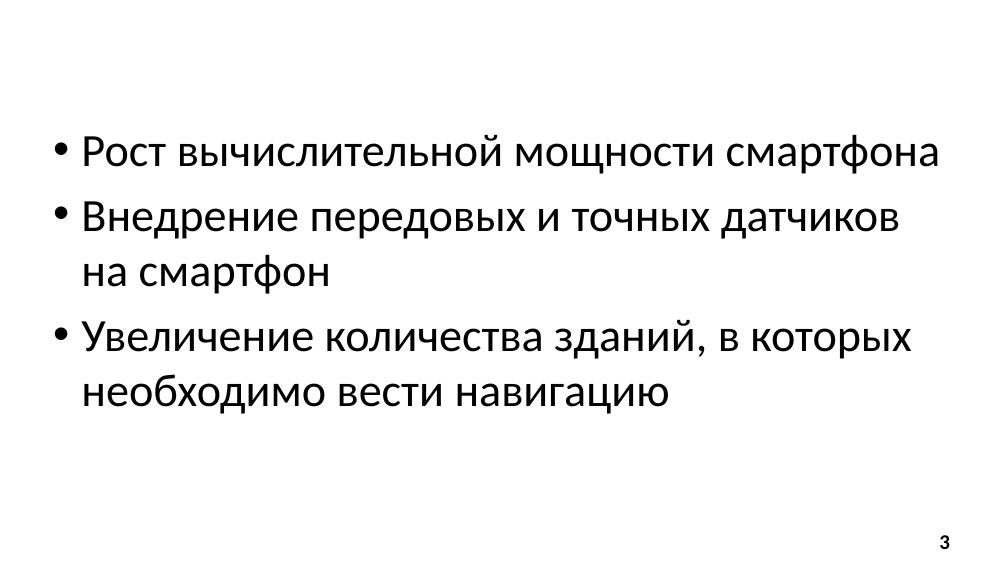
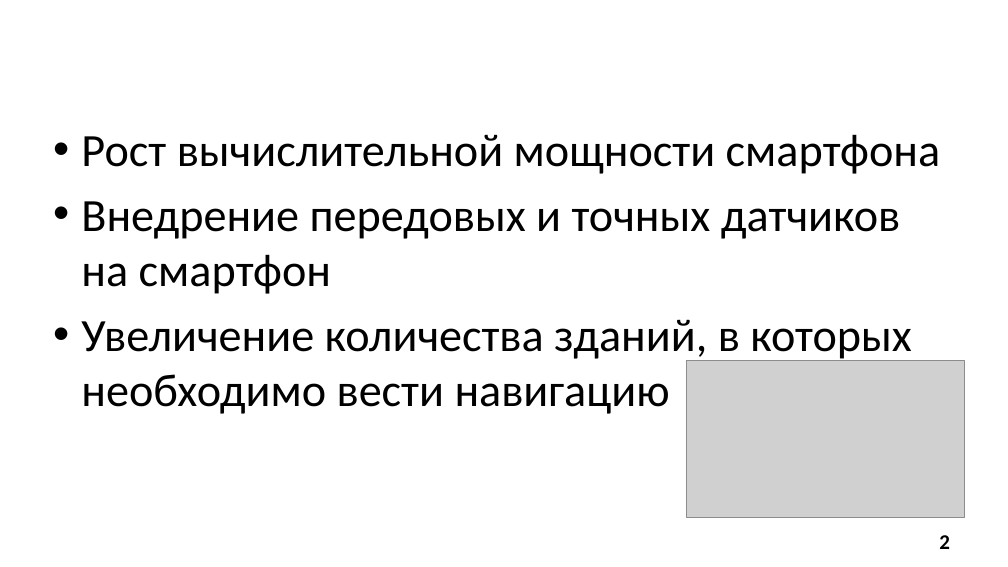
Before and after one commit to SonicRun/DiplomMaga, a slide deck: slide 2 of Mavlyutov_V_D презентация.pptx (slide 3 before the commit). Drawn at 1008x567 pixels with LibreOffice and Linux fonts; fonts in the diff are those of the drawing; grey boxes stand for pictures; background and template pictures are left out. Boxes give left, top, right and bottom in pixels: in the first picture for what was removed or moved away, otherwise in the second. Text is boxed around its words. In the diff, an @@ line names an element or a change of style, - is before the commit and + after.

```diff
--- a/Mavlyutov_V_D презентация.pptx
+++ b/Mavlyutov_V_D презентация.pptx
@@ picture added at box(687, 361, 964, 517) @@
@@ page number at box(939, 535, 950, 549): text changed @@
-3
+2
```
Also in this commit, not shown: 2 other slides changed, 1 slide added, 3 other files.
